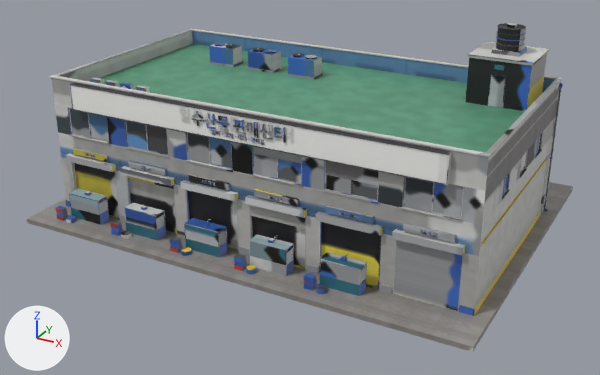
What one commit did to the FBX model cs2_ilsan/CS2Assets/IlsanMarket01/IlsanMarket01.fbx.
One viewpoint serves both versions: a 50 mm lens placed at (25.6, -48.3, 25.1), pointed at (0.2, -2.1, 2.0). The axes (+X, +Y, +Z) are drawn at lower left. The lights are the same throughout. The picture after the commit comes second. Where no turn or scale is listed for an object, it has been applied to the vertices.

Names of what the first picture shows: 'IlsanMarket01'.
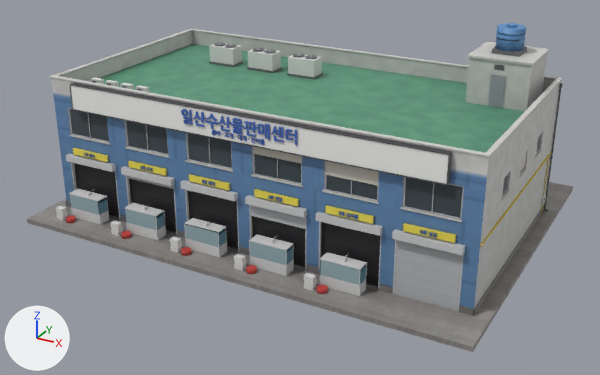
Edits to the bpy script that builds the scene:
```text
Change me_ilsanmarket01:
    used by ob_ilsanmarket01; location = (0.0, 0.0, 0.0)
    remove me_ilsanmarket01.from_pydata(...)  # 20396 vertices, 31109 faces; spans x -15.9..15.9, y -11.9..11.9, z -0.3..13.4
    add me_ilsanmarket01.from_pydata(...)  # 28754 vertices, 43639 faces; spans x -15.9..15.9, y -11.9..11.9, z -0.3..13.4
    me_ilsanmarket01 part 1: a new loose piece of 388 vertices spanning x 3.3..3.8, y -9.4..-9.3, z 8.5..9.1, in mat_ilsanmarket01
    me_ilsanmarket01 part 2: 396 vertices moved within x -3.3..3.0, y -9.4..-9.3, z 7.9..9.1; 1900 vertices removed from x -3.2..3.3, y -9.4..-9.3, z 8.3..9.2; 4994 vertices added at x -3.9..3.2, y -9.4..-9.3, z 7.9..9.2
    me_ilsanmarket01 part 3: 1520 vertices moved within x -12.5..12.6, y -9.2, z 4.4..4.6; 4452 vertices added at x -12.6..12.6, y -9.2, z 4.4..4.6
    me_ilsanmarket01 part 4: 11266 kept faces spanning x -15.9..15.3, y -11.9..11.9, z -0.3..13.4 get new texture (UV) coordinates
    other edits to the shape of me_ilsanmarket01 do not show in these pictures
```

Boxes [x1, y1, x2, y2] around the edits, measured in the pictures (600 x 375 px):
part 1 of me_ilsanmarket01, added: after [285, 129, 294, 140]
part 2 of me_ilsanmarket01, reshaped: before [191, 111, 286, 144]; after [183, 110, 284, 145]
part 3 of me_ilsanmarket01, reshaped: before [84, 153, 437, 236]; after [84, 153, 437, 237]
part 4 of me_ilsanmarket01, surface changed: [51, 23, 563, 316] in both
